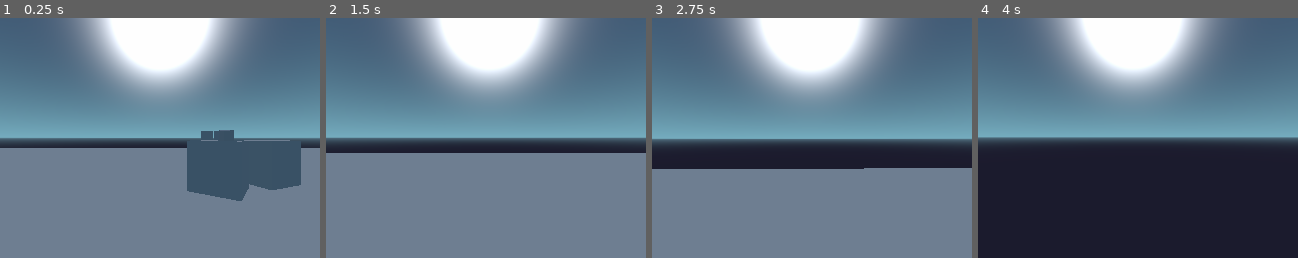
Above: before the commit, frames 1-4 (left to right).
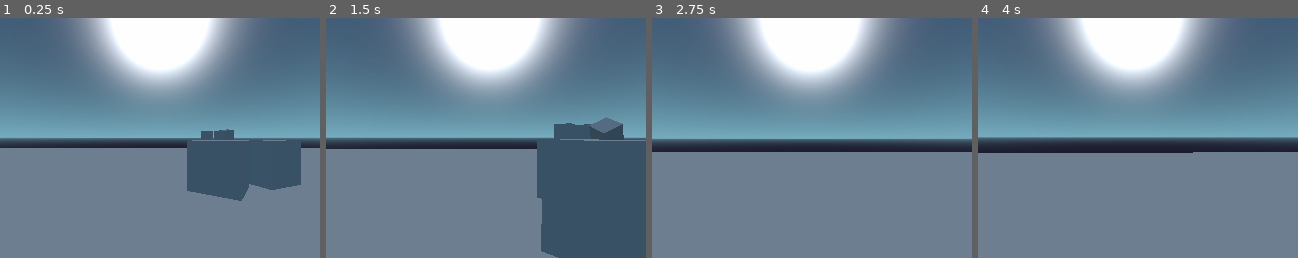
Above: after the commit, the same moments.

Repository: monokrome/Vix
Game: Godot game, scene res://scenes/universe.tscn
Same seed, same stepped clock (60 frames per second), same inputs: the game is played once before the commit and once after it.
Inputs (mouse positions are in pixels of both pictures, inside the frame that each line leads up to):
- Up to frame 1 (0.25 s): no input
- Up to frame 2 (1.5 s): move the mouse to (502, 138) at 0.52 s; hold Shift 0.53-1.28 s; hold W from 0.53 s (still down); move the mouse to (470, 138) at 1.27 s; tap Shift at 1.35 s
- Up to frame 3 (2.75 s): keep holding W; move the mouse to (818, 133) at 2.02 s; hold Shift from 2.03 s (still down)
- Up to frame 4 (4 s): keep holding W; move the mouse to (1134, 142) at 2.77 s; release Shift at 2.78 s; tap Shift at 2.85 s; tap Enter at 3.5 s; move the mouse to (1163, 140) at 3.52 s; hold Shift from 3.53 s (still down)

The runs differ from the first frame. In frame 1, 0.1% of the frame differs, in the area x 59-94%, y 46-77%; in frame 2, 19%; in frame 3, 6.9%; in frame 4, 44%, in the area x 0-100%, y 55-100%.

Commit message:
Still tweaking jump logic.

Diff:
--- a/scenes/player.tscn
+++ b/scenes/player.tscn
@@ -21,12 +21,16 @@
 axis_lock_angular_z = false
 collision/safe_margin = 0.001
 script = ExtResource( 1 )
+gravity = -3
 mouse_x_sensitivity_factor = 0.08
 mouse_y_sensitivity_factor = 0.08
 movement_speed_factor = 4
 acceleration_speed_factor = 0.7
+in_air_acceleration_factor = 0.02
 sprint_speed_factor = 3.4
 sprint_acceleration_factor = 1.6
+max_in_air_jumps = 2
+jump_velocity = 75.0
 
 [node name="Viewpoint" type="Camera" parent="." index="0"]
 
--- a/scenes/world.tscn
+++ b/scenes/world.tscn
@@ -24,7 +24,7 @@
 subdivide_height = 0
 subdivide_depth = 0
 
-[node name="World" type="WorldEnvironment"]
+[node name="World" type="WorldEnvironment" index="0"]
 
 environment = null
 
@@ -44,6 +44,7 @@
 bounce = 0.0
 constant_linear_velocity = Vector3( 0, 0, 0 )
 constant_angular_velocity = Vector3( 0, 0, 0 )
+_sections_unfolded = [ "Collision" ]
 
 [node name="MeshInstance" type="MeshInstance" parent="StaticBody" index="0"]
 
--- a/scripts/player.gd
+++ b/scripts/player.gd
@@ -1,23 +1,30 @@
 extends KinematicBody
 
-const MAX_SLOPE_ANGLE = 40
+export(float) var gravity = -3  # TODO: Pull gravity from environment?
 
 export(float) var mouse_x_sensitivity_factor = 0.08
 export(float) var mouse_y_sensitivity_factor = 0.08
 
 export(float) var movement_speed_factor = 4
 export(float) var acceleration_speed_factor = 0.7
+export(float) var in_air_acceleration_factor = 0.02
 
 export(float) var sprint_speed_factor = 3.4
 export(float) var sprint_acceleration_factor = 1.6
 
+export(float) var max_in_air_jumps = 2
+export(float) var jump_velocity = 75
+
 
 var EVENT_HANDLERS = {}
+
+var in_air_jumps_remaining = 0
 
 var mouse_x_sensitivity = mouse_x_sensitivity_factor
 var mouse_y_sensitivity = mouse_y_sensitivity_factor
 
 var movement = Vector3(0, 0, 0)
+var jump = Vector3(0, 0, 0)
 
 
 func register_handler(event_type, handler_name):
@@ -28,6 +35,7 @@
 	# Set up event handlers
 	register_handler('InputEventMouseMotion', 'process_mouse_motion')
 	register_handler('InputEventMouseButton', 'process_mouse_button')
+	register_handler('InputEventKey', 'process_key_event')
 
 	# Capture the mouse now that the player is ready
 	Input.set_mouse_mode(Input.MOUSE_MODE_CAPTURED)
@@ -48,22 +56,38 @@
 
 	# Normalize movement direction
 	movement = movement.normalized()
-	movement.y = 0
+	movement.y = gravity * delta
 
-	actual_velocity = movement * movement_speed_factor
+	actual_velocity = movement
+
+	# Leave y as-is, since we want to use expected jump velocity.
+	actual_velocity.x = movement.x * movement_speed_factor
+	actual_velocity.z = movement.z * movement_speed_factor
 
 	# Calculate our movement velocity
 	destination = movement * movement_speed_factor
-
 	acceleration_speed = acceleration_speed_factor
 
-	if Input.is_key_pressed(KEY_SHIFT):
+	if not self.is_on_floor():
+		acceleration_speed *= in_air_acceleration_factor
+
+	elif Input.is_key_pressed(KEY_SHIFT):
 		actual_velocity *= sprint_speed_factor
 		acceleration_speed *= sprint_acceleration_factor
 
-	actual_velocity = actual_velocity.linear_interpolate(movement, delta * acceleration_speed)
+	actual_velocity = actual_velocity.linear_interpolate(movement+jump, delta * acceleration_speed)
 
-	self.move_and_slide(actual_velocity, Vector3(0, movement_speed_factor, 0), 0.05, 4, deg2rad(MAX_SLOPE_ANGLE))
+	self.move_and_slide(actual_velocity, Vector3(0, 1, 0))
+
+	# Recent jump after applying it
+	jump = Vector3(0, 0, 0)
+
+func process_key_event(event):
+	""" Process specific key events. """
+
+	# This button was space
+	if event.pressed and event.scancode == 32:
+		self.process_jump(event)
 
 
 func process_mouse_motion(event):
@@ -78,12 +102,10 @@
 func process_mouse_button(event):
 	""" A mouse button has been pressed. """
 
-	if not event.pressed:
-		return
-
 
 func process_movement(event):
 	# TODO: When looking up and down, this gets messy. Fix that.
+	# TODO: Translate keys to actions.
 
 	var camera = self.get_node("Viewpoint")
 
@@ -109,6 +131,19 @@
 	movement += camera.get_global_transform().basis.x.normalized() * movement.x
 
 
+func process_jump(event):
+	if self.is_on_floor():
+		in_air_jumps_remaining = max_in_air_jumps
+
+	elif in_air_jumps_remaining == 0:
+		return
+
+	else:
+		in_air_jumps_remaining -= 1
+
+	jump.y = jump_velocity
+
+
 func _input(event):
 	process_movement(event)
 
Not shown: 2 places in scenes/world.tscn that only renumber resources
